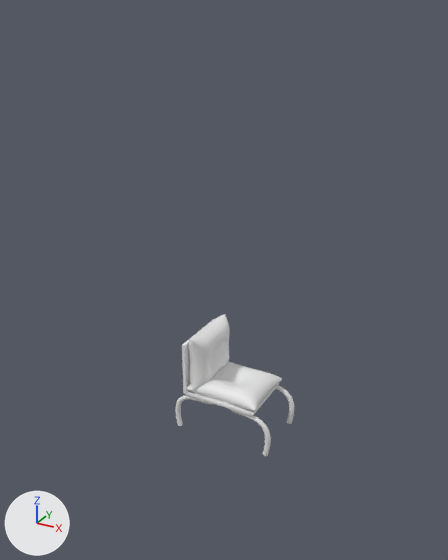
The FBX model Export Art/Motel/Interior/Chair.fbx: old version first, new version second.
One viewpoint serves both versions: a camera (50 mm lens) standing at (2.3, -4.4, 3.7) and looking at (-0.04, -0.15, 1.57). The axes (+X, +Y, +Z) are drawn at lower left. The lights are the same throughout. The picture after the commit comes second.

Names of what the first picture shows: 'Chair'.
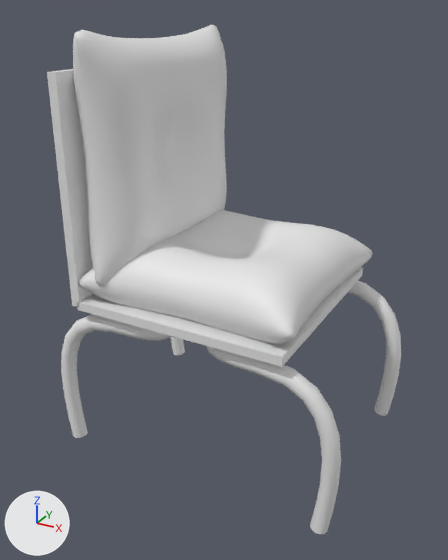
Commit message: CHAIR MATERILA FIX

Boxes (x1, y1, x2, y2) around the edits, measured in the pictures (448 x 560 px; the box of a moved part takes in the faces that stretch with it):
'Chair', reshaped, moved, turned, rescaled
    before: (175, 314, 295, 456)
    after: (47, 25, 401, 534)
part 1 of me_béziercurve_001, moved or reshaped
    before: (186, 361, 282, 411)
    after: (73, 25, 227, 286)
part 2 of me_béziercurve_001, moved or reshaped
    before: (188, 314, 230, 390)
    after: (78, 210, 372, 344)
part 3 of me_béziercurve_001, moved or reshaped
    before: (175, 386, 295, 456)
    after: (61, 281, 401, 534)
part 4 of me_béziercurve_001, deleted
    before: (182, 319, 214, 394)
part 5 of me_béziercurve_001, deleted
    before: (185, 383, 279, 416)
part 6 of me_béziercurve_001, added
    after: (47, 69, 363, 367)

The change, as a diff of the scene's bpy script:
```diff
--- a/Export Art/Motel/Interior/Chair.fbx.py
+++ b/Export Art/Motel/Interior/Chair.fbx.py
@@ mat_woodchair @@
+mat_woodchair = principled_material('WoodChair')
+mat_woodchair.base_color = (0.8, 0.8, 0.8)  # white #e7e7e7
@@ mat_pillows @@
+mat_pillows = principled_material('Pillows')
+mat_pillows.base_color = (0.8, 0.8, 0.8)  # white #e7e7e7
@@ mat_legs @@
+mat_legs = principled_material('Legs')
+mat_legs.base_color = (0.8, 0.8, 0.8)  # white #e7e7e7
@@ me_béziercurve_001 @@
 # used by ob_chair; location = (0.0, 0.0, 0.0); scale = (0.381, 0.315, 0.282)
-me_béziercurve_001.from_pydata(...)  # 3460 vertices, 3452 faces; spans x -1.31..1.31, y -0.97..0.93, z 0.01..3.56
+me_béziercurve_001.from_pydata(...)  # 3460 vertices, 3452 faces; spans x -130.56..258.51, y -5835.26..884.0, z -108.68..100.0
+# me_béziercurve_001 part 1: the loose piece of 1146 vertices spanning x -0.94..0.94, y -0.97..0.91, z 1.35..1.96 is multiplied about its middle by the matrix ((109.534, 0.0, 0.0), (0.0, -37.171, -2557.96), (0.0, -109.522, 1.592)), then moved by (-27.17, -652.84, -5.13), in mat_pillows (white #e7e7e7)
+# me_béziercurve_001 part 2: the loose piece of 1146 vertices spanning x -1.01..-0.42, y -0.97..0.91, z 1.67..3.56 is multiplied about its middle by the matrix ((-109.522, 1.592, 0.0), (0.0, 0.0, 2558.23), (-1.592, -109.522, 0.0)), then moved by (78.92, -2475.6, -6.16), in mat_pillows (white #e7e7e7)
+# me_béziercurve_001 part 3: the loose piece of 1152 vertices spanning x -1.31..1.31, y -0.93..0.93, z 0.01..1.43 is multiplied about its middle by the matrix ((0.0, 0.0, -109.534), (-2558.23, 0.0, 0.0), (0.0, -109.534, 0.0)), then moved by (180.91, -2475.63, -7.47), in mat_legs (white #e7e7e7)
+# me_béziercurve_001 part 4: the loose piece of 8 vertices spanning x -1.01..-0.93, y -0.97..0.85, z 1.46..3.28 is deleted
+# me_béziercurve_001 part 5: the loose piece of 8 vertices spanning x -0.95..0.87, y -0.97..0.85, z 1.43..1.51 is deleted
+# me_béziercurve_001 part 6
+# 8 vertices are added at x -100.0..103.2, y -4708.5..100.0, z -100.0
+# 8 new vertices lie (0.0, 0.0, 200.0) away from vertices in x -100.0..103.2, y -4708.5..100.0, z -100.0
+# 8 new faces join them, mat_woodchair (white #e7e7e7)
+# 4 new faces join them, mat_pillows (white #e7e7e7)
+me_béziercurve_001.materials.append(mat_pillows)  # white #e7e7e7
+me_béziercurve_001.materials.append(mat_woodchair)  # white #e7e7e7
+me_béziercurve_001.materials.append(mat_legs)  # white #e7e7e7
@@ ob_chair @@
 ob_chair = bpy.data.objects.new('Chair', me_béziercurve_001)
-ob_chair.location = (0.0, 0.0, 0.0)
-ob_chair.scale = (0.381, 0.315, 0.282)
+ob_chair.location = (-0.968, -0.062, 2.37)
+ob_chair.rotation_euler = (-1.571, -1.571, 0.0)  # degrees (-90, -90, 0)
+ob_chair.scale = (-0.00913, -0.000391, -0.00913)
```
